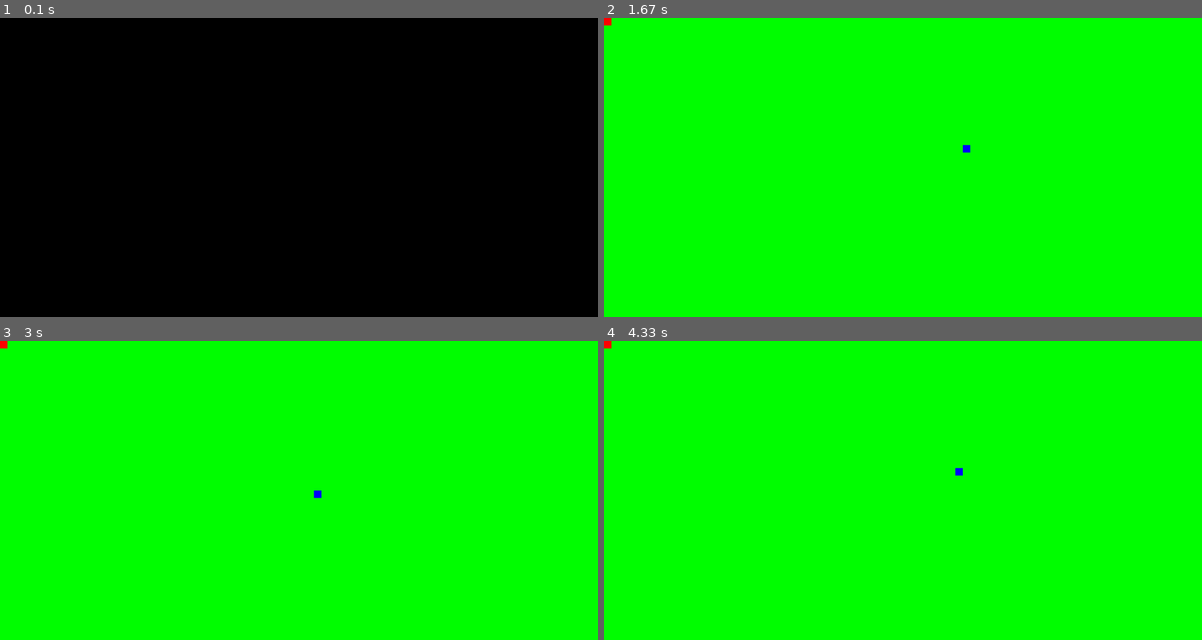
Above: before the commit, frames 1-4 (two rows, left to right).
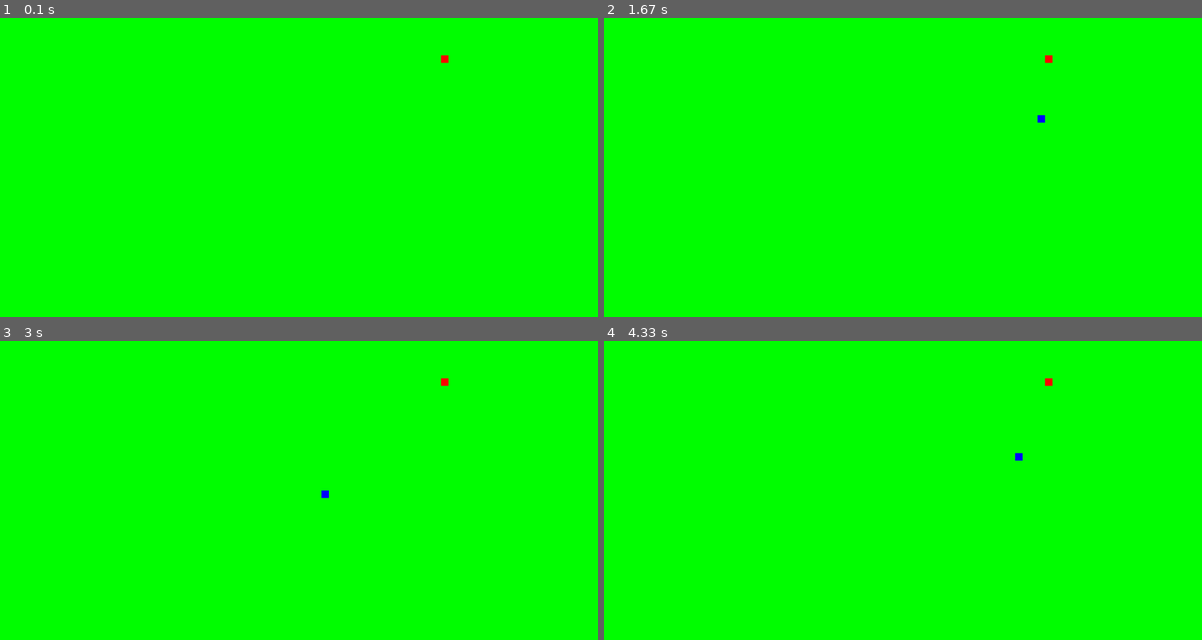
Above: after the commit, the same moments.

Repository: xAdrianCx/PYGAME---SNAKE
Game: pygame game, started from main.py
Two runs of this game, one before a commit and one after it. Both use one fixed random seed, a clock stepped at 60 frames per second and the inputs below.
Inputs:
- Up to frame 1 (0.1 s): no input
- Up to frame 2 (1.67 s): hold Right 0.33-0.8 s; hold Up 0.83-1.13 s; hold Right 1.17-1.63 s
- Up to frame 3 (3 s): hold Left 1.67-2.2 s; hold Down 2.23-2.53 s; hold Left 2.57-2.97 s
- Up to frame 4 (4.33 s): hold Up 3-3.37 s; hold Right 3.4-4.03 s; hold Down from 4.07 s (still down)

The runs differ from the first frame. In frame 1, 100% of the frame differs, in the area x 0-100%, y 0-100%; in frame 2, 0.1%; in frame 3, 0.1%; in frame 4, 0.1%.

Commit message:
Increase game difficulty(speed) after reaching increments of 500 in score.

Diff:
--- a/bait.py
+++ b/bait.py
@@ -13,11 +13,12 @@
         self.rect = pygame.Rect(0, 0, self.gs.bait_size, self.gs.bait_size)
         self.x = float(self.rect.x)
         self.y = float(self.rect.y)
+        self.update()
 
     def update(self):
         """Update the position of the bait."""
-        self.x = random.randint(0, (self.screen_rect.right - self.gs.bait_size) / self.gs.bait_size) * 20
-        self.y = random.randint(0, (self.screen_rect.bottom - self.gs.bait_size) / self.gs.bait_size) * 20
+        self.x = random.randint(0, (self.screen_rect.right - self.gs.bait_size) / self.gs.bait_size) * self.gs.bait_size
+        self.y = random.randint(0, (self.screen_rect.bottom - self.gs.bait_size) / self.gs.bait_size) * self.gs.bait_size
         self.rect.x = self.x
         self.rect.y = self.y
 
--- a/game_functions.py
+++ b/game_functions.py
@@ -17,17 +17,24 @@
                 snake.key_pressed = pygame.K_RIGHT
 
 
-def update_snake_length(gs, snake, bait):
+def update_snake_length(gs, snake, bait, sb):
     """ If collision, update the snake length."""
     if snake.rect.colliderect(bait.rect):
         gs.snake_length += 1
+        # Increase the score.
+        sb.score += 50
+        # Increase game speed.
+        if sb.score > 0 and sb.score % 500 == 0:
+            gs.game_speed += 1
         bait.update()
 
-def draw_screen(gs, screen, clock, snake, bait):
+def draw_screen(gs, screen, clock, snake, bait, sb):
     """ Draw eveything to screen."""
     screen.fill(gs.bg_color)
     bait.draw_bait()
     snake.draw_snake()
     snake.update()
-    clock.tick(10)
+    print(gs.game_speed)
+    print(sb.score)
+    clock.tick(gs.game_speed)
     pygame.display.flip()
--- a/main.py
+++ b/main.py
@@ -4,6 +4,7 @@
 from snake import Snake
 from bait import Bait
 import game_functions as gf
+from scoreboard import Scoreboard
 
 
 def run_game():
@@ -28,11 +29,14 @@
     # Instantiate the bait.
     bait = Bait(gs, screen)
 
+    # Initialize the scoreboard.
+    sb = Scoreboard(gs, screen)
+
     # Main loop.
     while True:
         gf.check_key_pressed(gs, screen, snake, bait)
-        gf.draw_screen(gs, screen, clock, snake, bait)
-        gf.update_snake_length(gs, snake, bait)
+        gf.draw_screen(gs, screen, clock, snake, bait, sb)
+        gf.update_snake_length(gs, snake, bait, sb)
 
 
 run_game()
--- a/scoreboard.py
+++ b/scoreboard.py
@@ -1,6 +1,9 @@
+import json
 import pygame
 
 class Scoreboard():
     """ A class to model a scoreboard."""
-    def __init__(self, score, high_score):
-        pass
+    def __init__(self, gs, screen):
+        self.gs = gs
+        self.screen = screen
+        self.score = 0
--- a/settings.py
+++ b/settings.py
@@ -19,6 +19,5 @@
     bait_size = 20
     bait_color = (255, 0, 0)
 
-    # Keep track of the score.
-    score = 0
-    high_score = 0
+    # Increase game speed.
+    game_speed = 20
